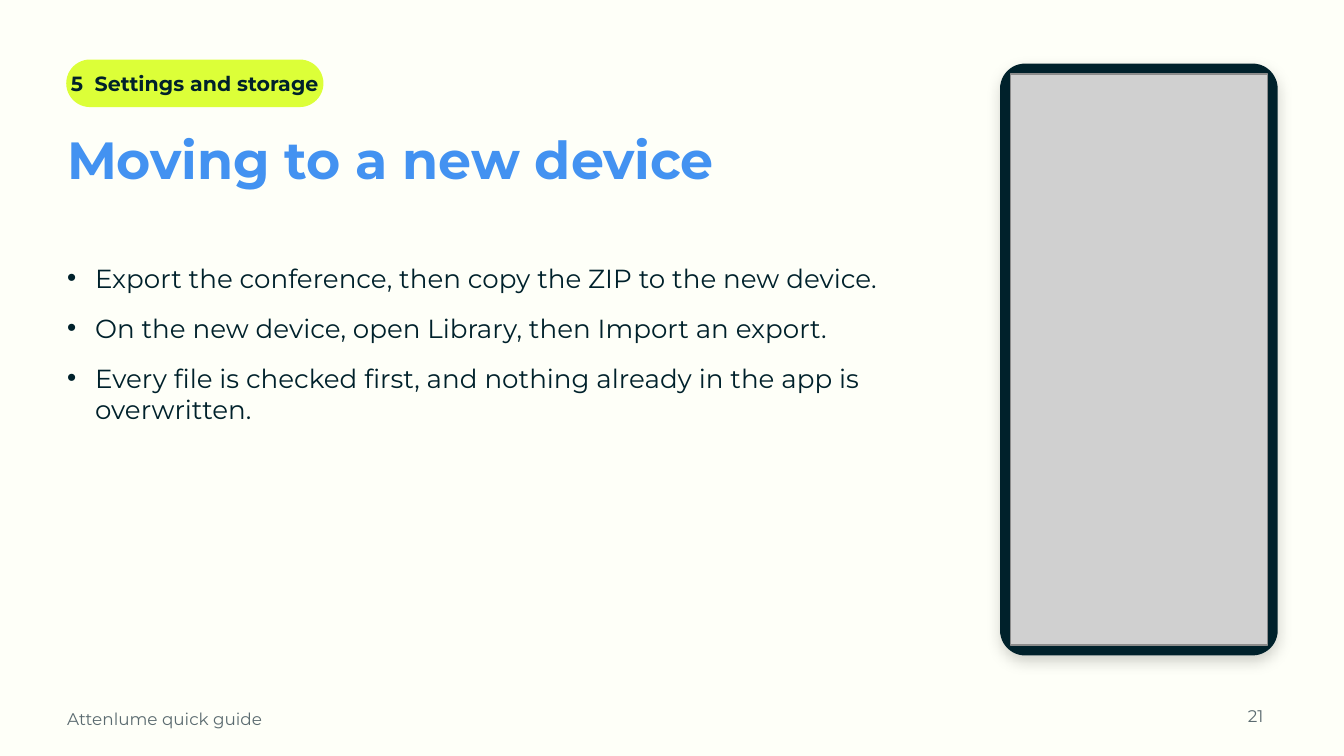
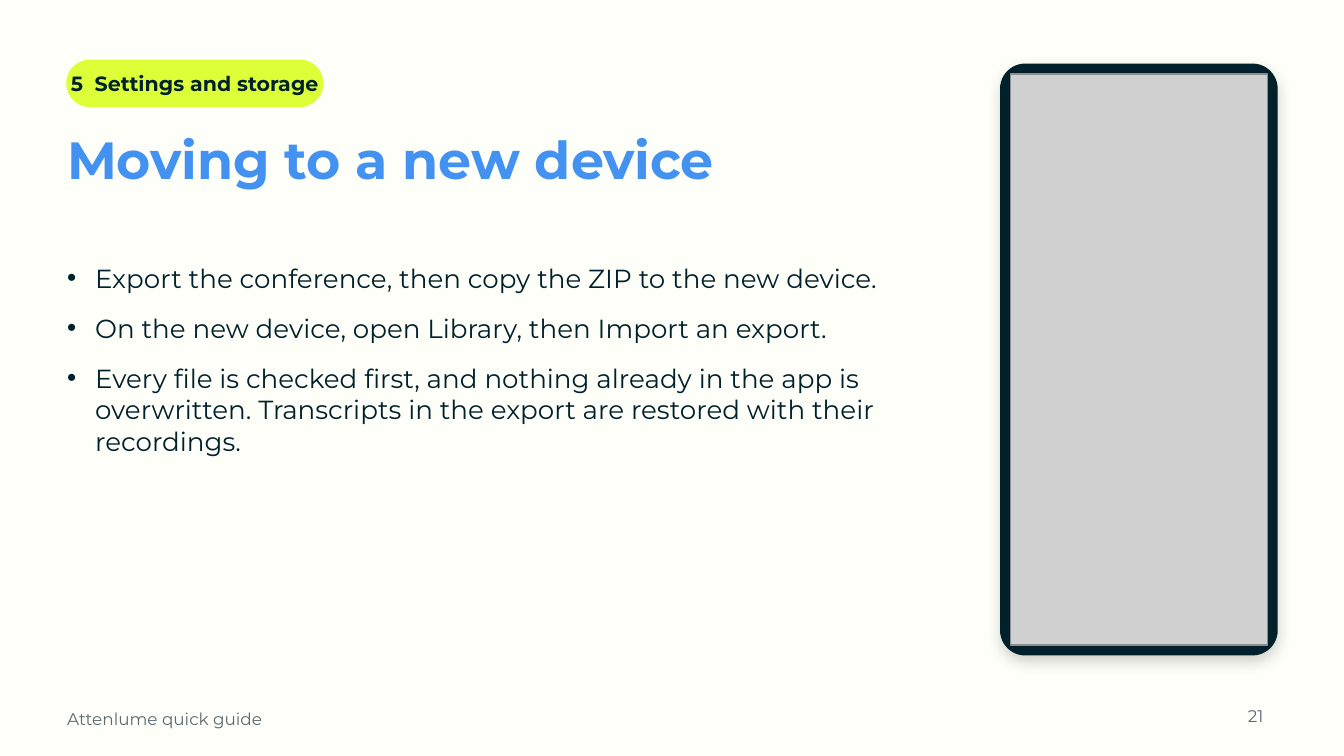
Before and after one commit to SamsonOluwaseun/attenlume, a slide deck: slide 21 of docs/user-guide/Attenlume-Quick-Guide.pptx. Drawn at 1344x756 pixels with LibreOffice and Linux fonts; fonts in the diff are those of the drawing; grey boxes stand for pictures; background and template pictures are left out. Boxes give left, top, right and bottom in pixels: in the first picture for what was removed or moved away, otherwise in the second. Text is boxed around its words. In the diff, an @@ line names an element or a change of style, - is before the commit and + after.

```diff
--- a/docs/user-guide/Attenlume-Quick-Guide.pptx
+++ b/docs/user-guide/Attenlume-Quick-Guide.pptx
@@ text at [95, 368, 874, 457]: text changed @@
-• Every file is checked first, and nothing already in the app is overwritten.
+• Every file is checked first, and nothing already in the app is overwritten. Transcripts in the export are restored with their recordings.
```
Also in this commit, not shown: 3 other slides changed, 4 other files.
